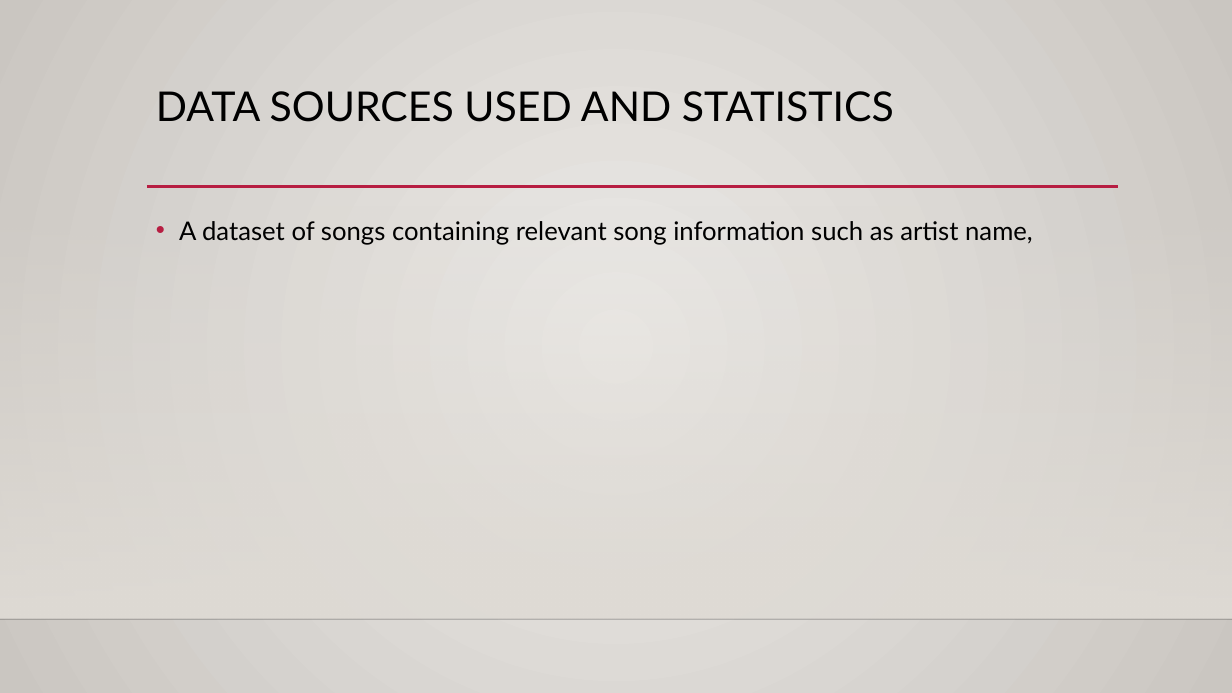
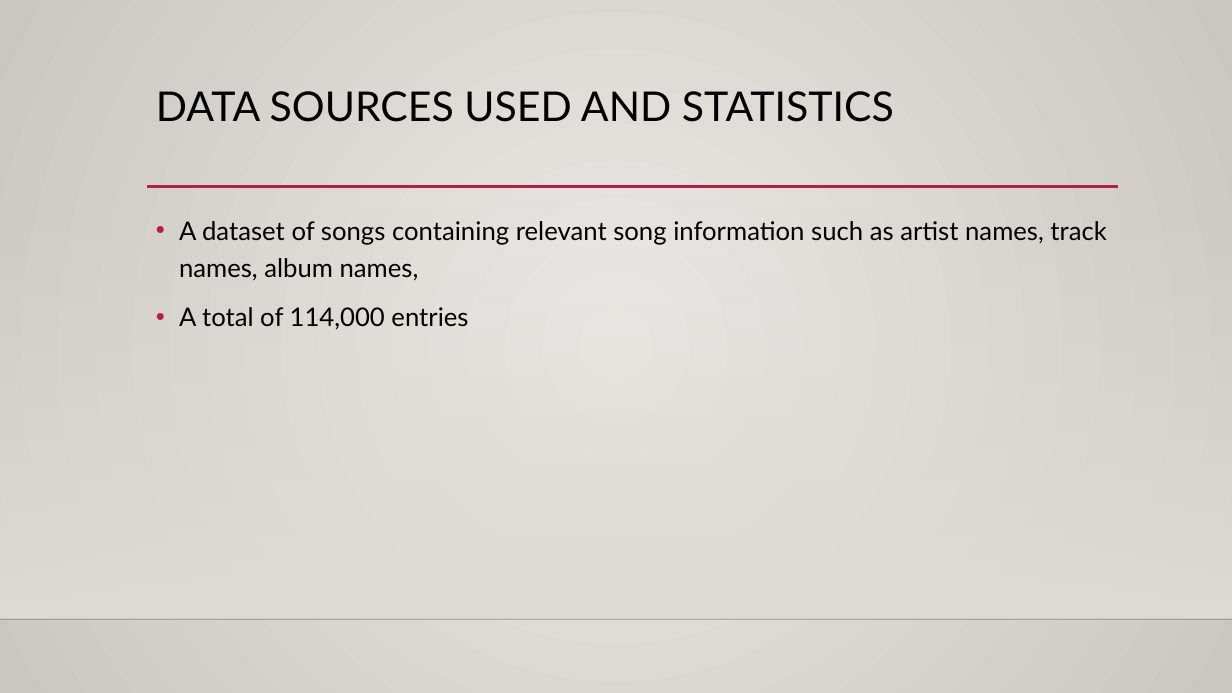
Before and after one commit to AMarinjo/song-suggest, a slide deck: slide 4 of SongSuggest.pptx. Drawn at 1232x693 pixels with LibreOffice and Linux fonts; fonts in the diff are those of the drawing; background and template pictures are left out. Boxes give left, top, right and bottom in pixels: in the first picture for what was removed or moved away, otherwise in the second. Text is boxed around its words. In the diff, an @@ line names an element or a change of style, - is before the commit and + after.

```diff
--- a/SongSuggest.pptx
+++ b/SongSuggest.pptx
@@ text at [179, 221, 1106, 330]: text changed @@
-• A dataset of songs containing relevant song information such as artist name,
+• A dataset of songs containing relevant song information such as artist names, track names, album names,
+• A total of 114,000 entries
```
Also in this commit, not shown: 2 other slides changed, 1 slide added, 1 slide removed, 3 other files.
